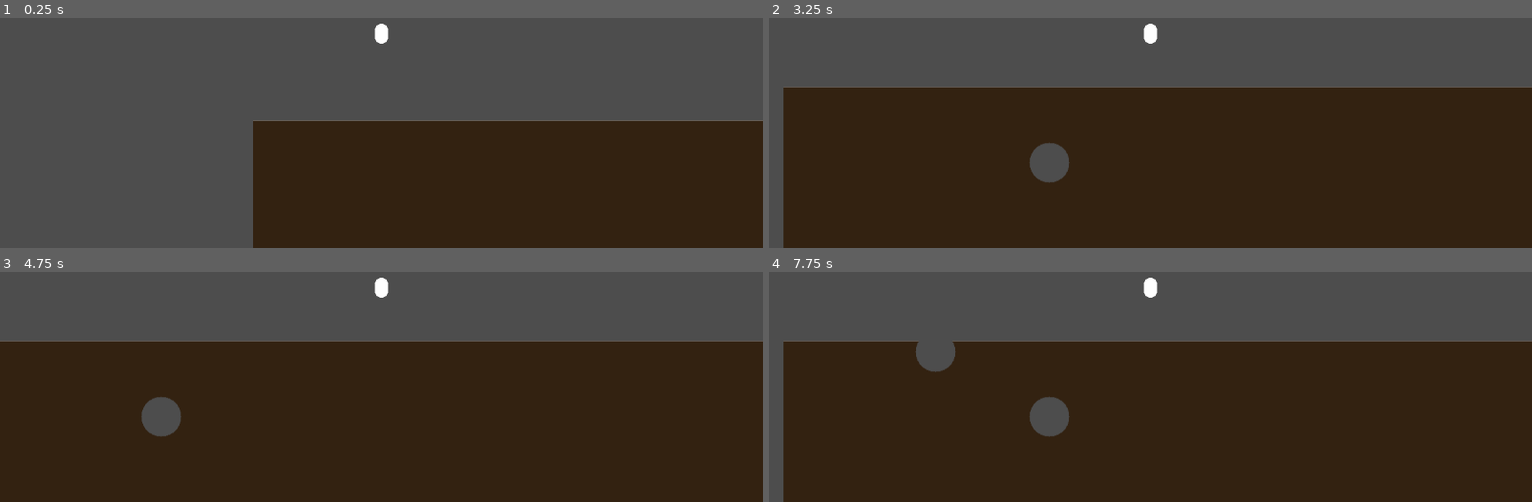
Above: before the commit, frames 1-4 (two rows, left to right).
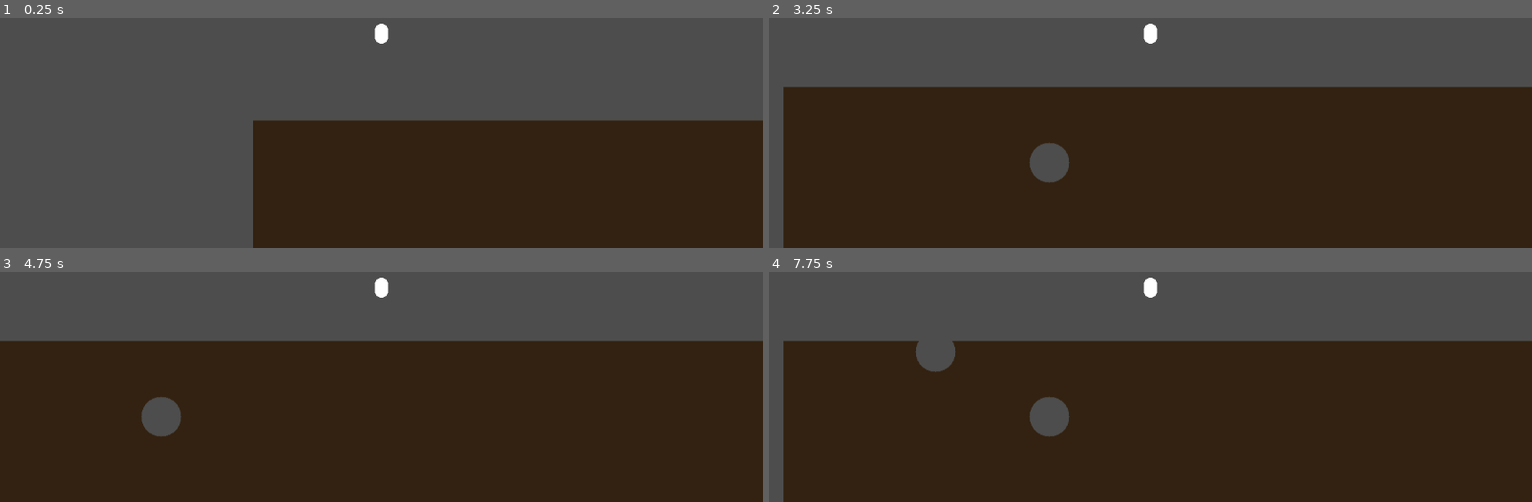
Above: after the commit, the same moments.

Repository: rcfox/DigGame
Game: Godot game, scene res://world.tscn
The game is run twice, just before and just after one commit, with the same random seed, the same clock (stepped at 60 frames per second) and the same inputs.
Inputs (mouse positions are in pixels of both pictures, inside the frame that each line leads up to):
- Up to frame 1 (0.25 s): no input
- Up to frame 2 (3.25 s): move the mouse to (outside the picture) at 0.52 s; hold D (right) 0.53-2.03 s; click (outside the picture) at 0.67 s; tap W (up) at 0.77, 1.52, 3.02 s; move the mouse to (997, 54) at 1.27 s; move the mouse to (outside the picture) at 2.02 s; hold A (left) 2.03-2.78 s; move the mouse to (1112, 119) at 2.77 s; hold D (right) from 2.78 s (still down); click (1112, 119) at 2.92 s
- Up to frame 3 (4.75 s): move the mouse to (610, 352) at 3.52 s; tap W (up) at 3.77, 4.52 s; move the mouse to (outside the picture) at 4.27 s; release D (right) at 4.28 s; hold A (left) from 4.28 s (still down)
- Up to frame 4 (7.75 s): move the mouse to (1188, 288) at 5.02 s; release A (left) at 5.03 s; hold D (right) 5.03-5.78 s; click (1188, 288) at 5.17 s; move the mouse to (outside the picture) at 5.77 s; hold A (left) 5.78-7.28 s; tap W (up) at 6.02, 6.77, 7.52 s; move the mouse to (outside the picture) at 6.52 s; move the mouse to (997, 308) at 7.27 s; hold D (right) from 7.28 s (still down); click (997, 308) at 7.42 s

The runs differ from the first frame. In frame 1, 0.3% of the frame differs, in the area x 33-100%, y 44-45%; in frame 2, 0.4%; in frame 3, 0.4%, in the area x 0-100%, y 29-31%; in frame 4, 0.4%.

Commit message:
Allow picking the terrain color.

Diff:
--- a/destructible_terrain.gd
+++ b/destructible_terrain.gd
@@ -21,6 +21,11 @@
 		chunk_size = value
 		init_terrain()
 
+@export var terrain_color: Color = Color(0x33/255.0, 0x22/255.0, 0x11/255.0, 1): # Hex color: #332211
+	set(value):
+		terrain_color = value
+		init_terrain()
+
 var terrain_details: Image
 
 var dirty_chunks: Array[int]
@@ -30,9 +35,12 @@
 	if not is_inside_tree():
 		return
 
+	var color = Color(terrain_color)
 	terrain_details = Image.create_empty(width, height, false, Image.FORMAT_RGBA8)
-	terrain_details.fill(Color.from_rgba8(0x33, 0x22, 0x11, 0xff))
-	terrain_details.fill_rect(Rect2i(0, 0, width, sky_height), Color.TRANSPARENT)
+	terrain_details.fill(color)
+
+	color.a = 0
+	terrain_details.fill_rect(Rect2i(0, 0, width, sky_height), color)
 
 	init_chunks()
 	update_terrain()
